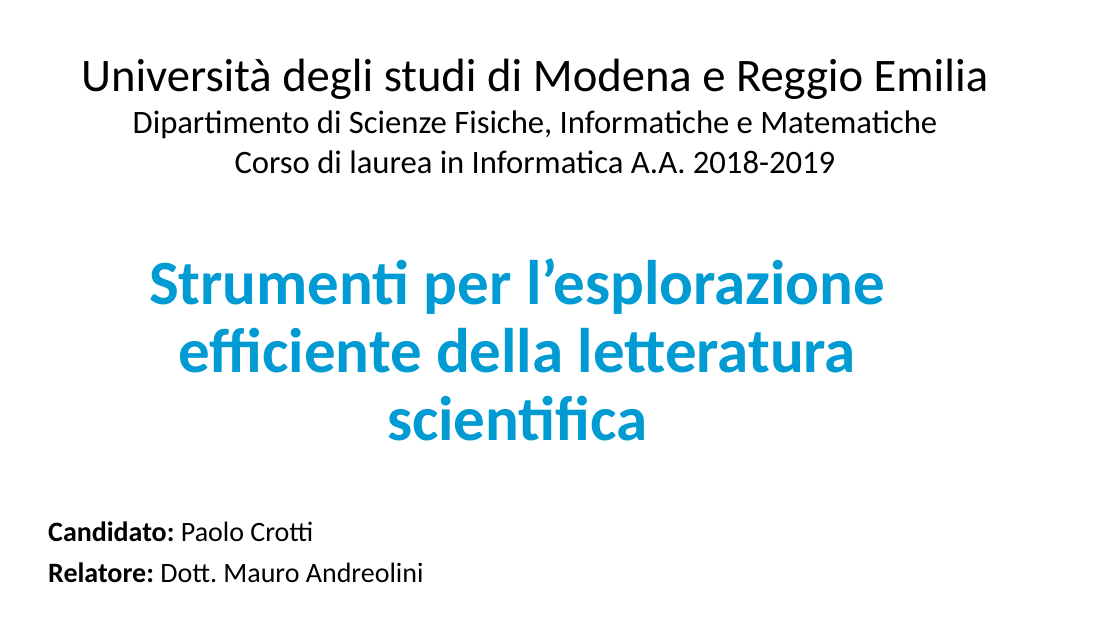
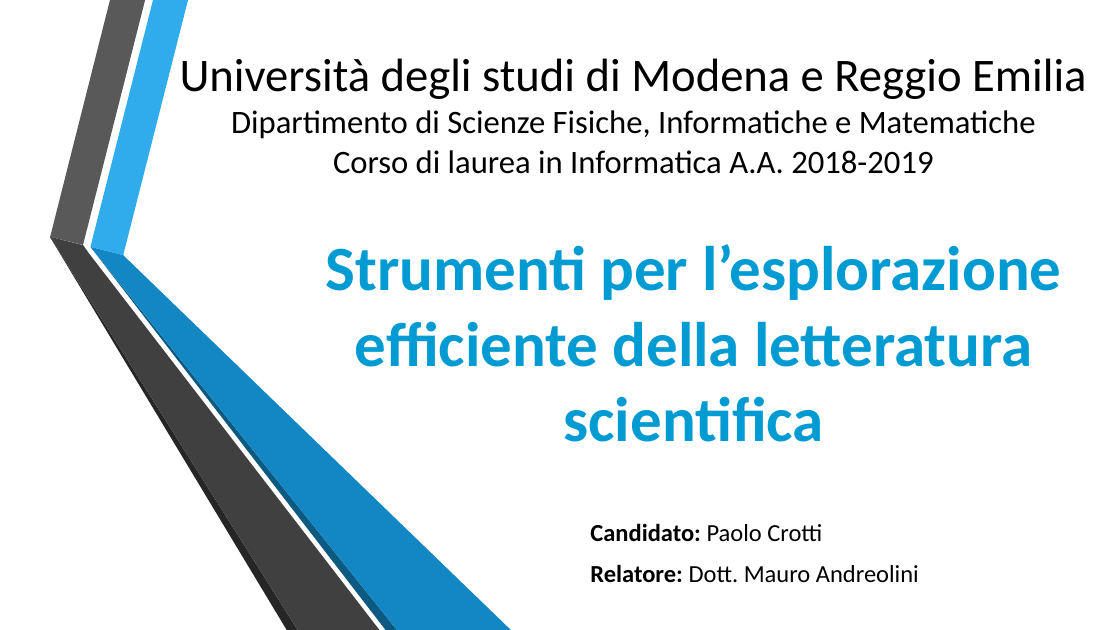
Before and after one commit to return55/lavoro, a slide deck: slide 1 of presentazione.pptx. Drawn at 1120x630 pixels with LibreOffice and Linux fonts; fonts in the diff are those of the drawing; background and template pictures are left out. Boxes give left, top, right and bottom in pixels: in the first picture for what was removed or moved away, otherwise in the second. Text is boxed around its words. In the diff, an @@ line names an element or a change of style, - is before the commit and + after.

```diff
--- a/presentazione.pptx
+++ b/presentazione.pptx
@@ text "Università degli studi di Modena ..." moved from (x1=81, y1=58, x2=988, y2=174) to (x1=180, y1=58, x2=1086, y2=174) @@
@@ group added at (x1=50, y1=0, x2=512, y2=630): 6 freeform shapes @@
@@ title "Strumenti per l’esplorazione efficiente della ..." moved from (x1=149, y1=258, x2=885, y2=441) to (x1=325, y1=244, x2=1061, y2=442) @@
@@ title "Strumenti per l’esplorazione efficiente della ..." at (x1=325, y1=244, x2=1061, y2=442): line spacing 0.9 to 1 @@
@@ subtitle "Candidato: Paolo Crotti" moved from (x1=48, y1=521, x2=424, y2=583) to (x1=590, y1=523, x2=919, y2=583) @@
@@ subtitle "Candidato: Paolo Crotti" at (x1=590, y1=523, x2=919, y2=583): size 24 to 21 pt; line spacing 0.9 to 1 @@
```
Also in this commit, not shown: 1 other slide changed, 7 slides added, 1 slide removed, 9 other files.
